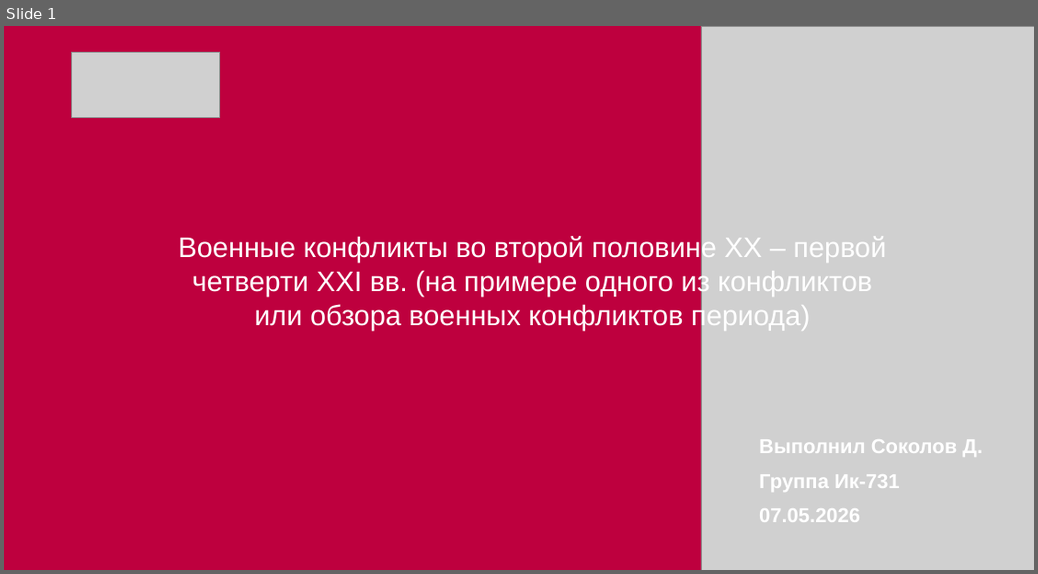
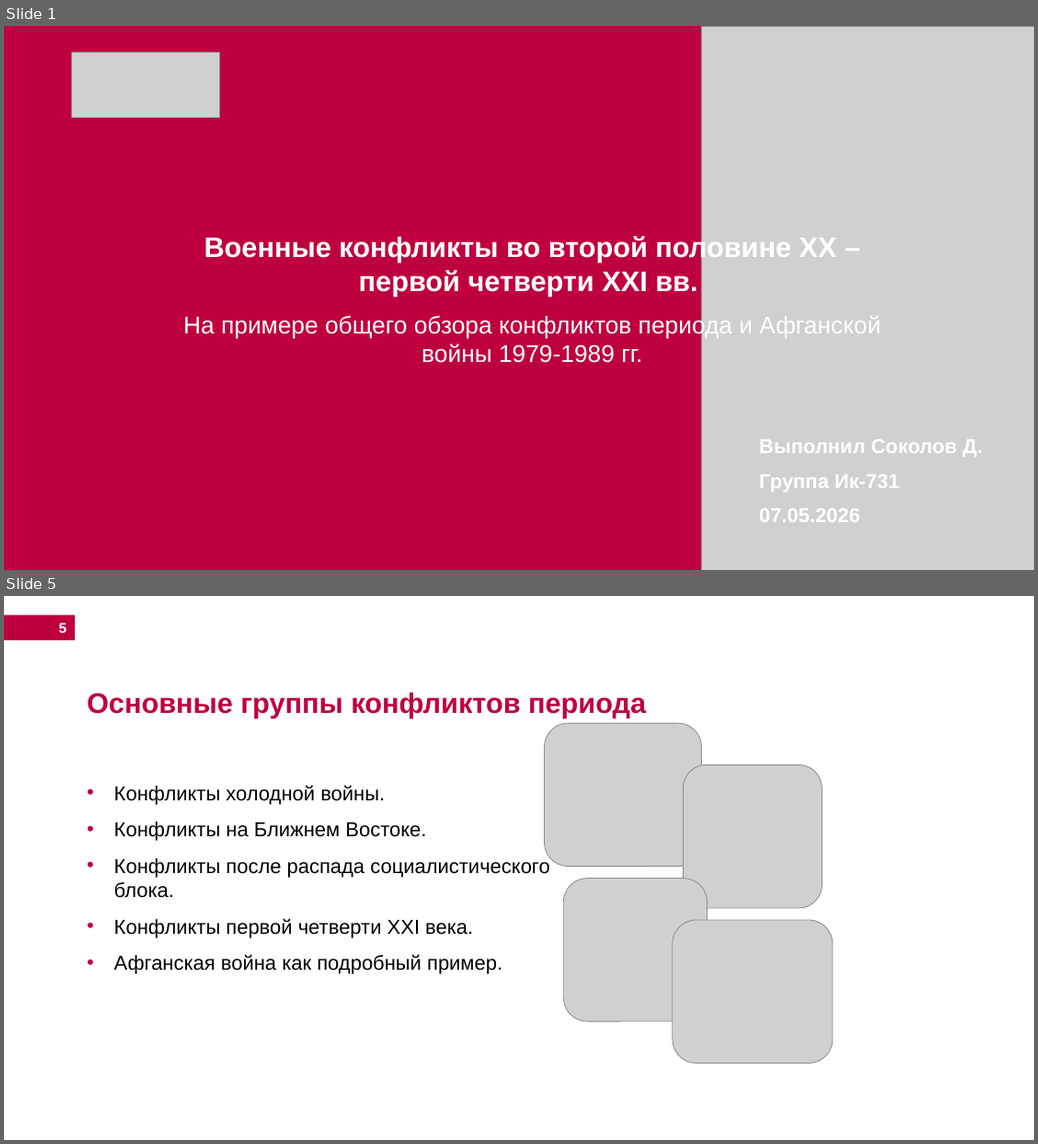
Before and after one commit to DmitriySokolov2023/study-summer-2026, a slide deck: 7 Основы национальной безопасности (Шехмаметьева Венера Алимовна)/Соколов Ик-731.pptx. Shown one above the other, each under a label of ours: slide 1 before the commit, slides 1 and 5 after it; the slides between them are not shown. The pictures are 1038x574 and 1038x1144 pixels, drawn with LibreOffice and Linux fonts; fonts in the diff are those of the drawing; grey boxes stand for pictures; background and template pictures are left out. Boxes give left, top, right and bottom in pixels: in the first picture for what was removed or moved away, otherwise in the second. Text is boxed around its words. In the diff, an @@ line names an element or a change of style, - is before the commit and + after.

```diff
--- a/7 Основы национальной безопасности (Шехмаметьева Венера Алимовна)/Соколов Ик-731.pptx
+++ b/7 Основы национальной безопасности (Шехмаметьева Венера Алимовна)/Соколов Ик-731.pptx
@@ slide 5 added at (4,596,1034,1140), background #FFFFFF @@
@@ rectangle added at (4,615,75,640), fill #BE003E @@
@@ page number added at (59,623,67,633), 14 pt, text #FFFFFF, bold @@
+5
@@ text added at (87,692,646,717), 28 pt, text #BE003E, bold @@
+Основные группы конфликтов периода
@@ picture added at (544,723,701,866) @@
@@ text added at (114,785,550,974), 20 pt, text #000000 @@
+• Конфликты холодной войны.
+• Конфликты на Ближнем Востоке.
+• Конфликты после распада социалистического блока.
+• Конфликты первой четверти XXI века.
+• Афганская война как подробный пример.
@@ picture added at (683,764,822,908) @@
@@ picture added at (564,878,708,1021) @@
@@ picture added at (673,921,833,1063) @@
@@ slide 1 changed as well @@
@@ text at (183,235,881,363): text changed; size 28 to 24 pt @@
-Военные конфликты во второй половине XX – первой четверти XXI вв. (на примере одного из конфликтов или обзора военных конфликтов периода)
+Военные конфликты во второй половине XX – первой четверти XXI вв.
+На примере общего обзора конфликтов периода и Афганской войны 1979-1989 гг.
```
Also in this commit, not shown: 15 other slides added, 6 slides removed, 1 other file.
